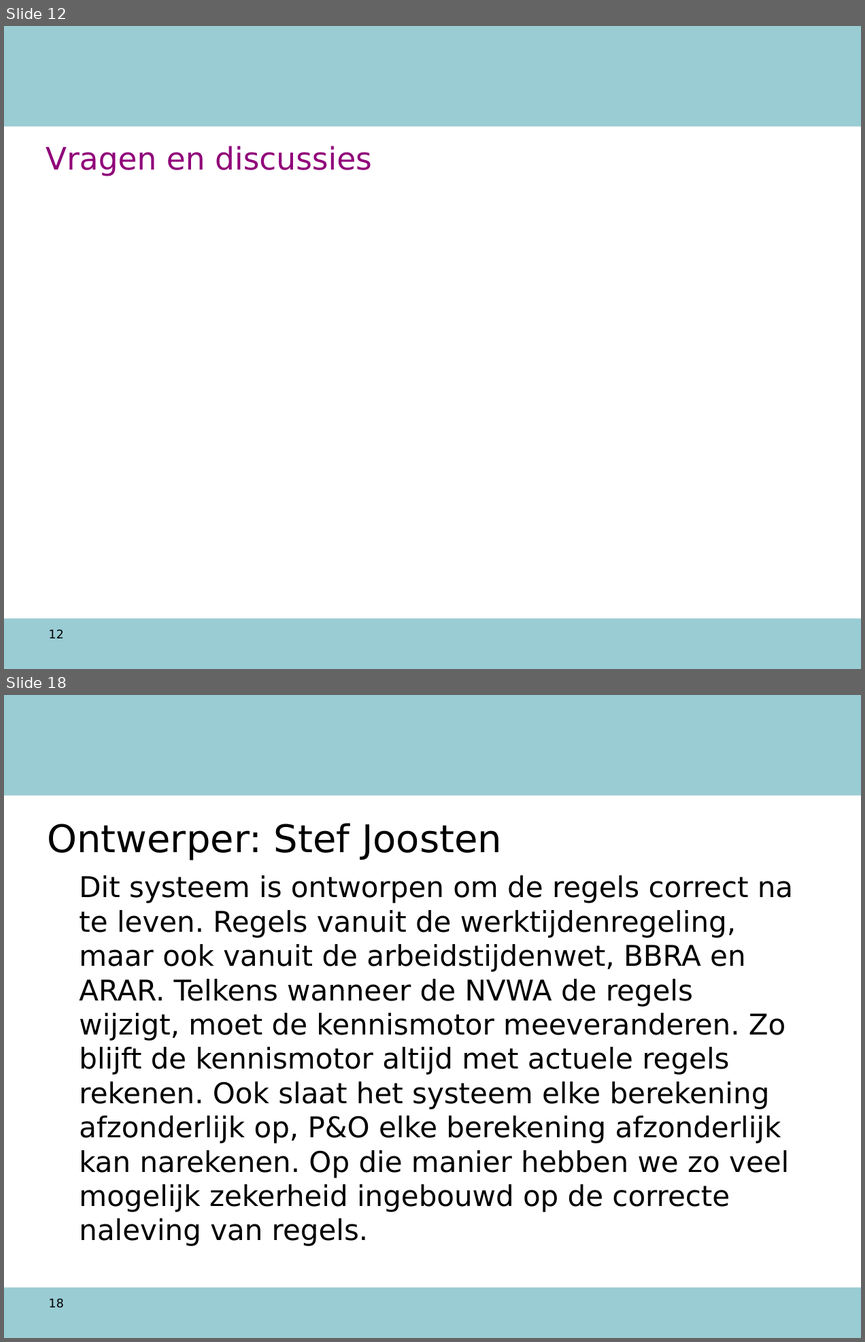
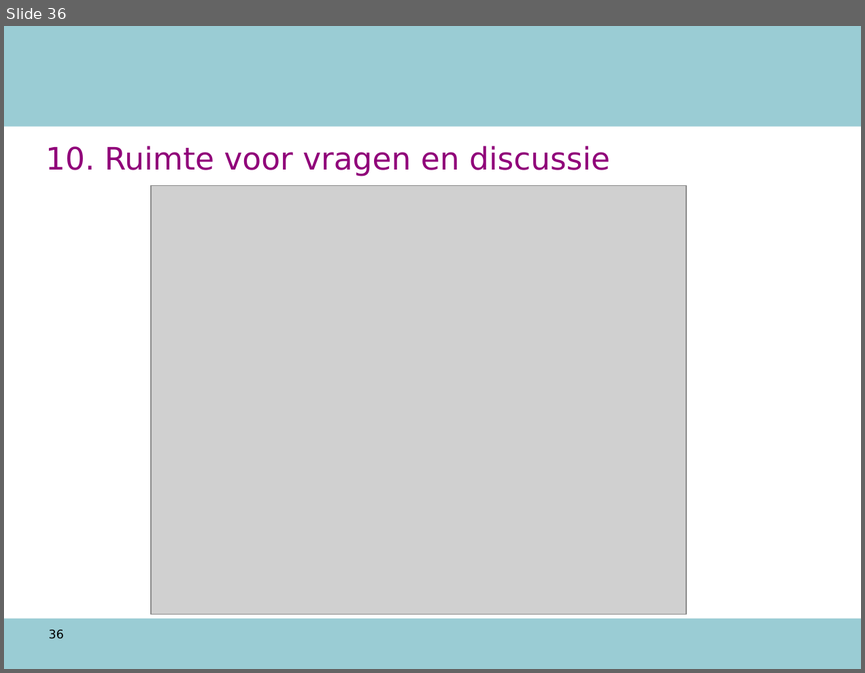
Before and after one commit to AmpersandTarski/ampersand-models, a slide deck: NVWA DTV/werkdocumenten/TO 12 augustus.ppt. Shown one above the other, each under a label of ours: slides 12 and 18 before the commit, slide 36 after it; the slides between them are not shown. The pictures are 865x1342 and 865x673 pixels, drawn with LibreOffice and Linux fonts; fonts in the diff are those of the drawing; grey boxes stand for pictures; background and template pictures are left out. Boxes give left, top, right and bottom in pixels: in the first picture for what was removed or moved away, otherwise in the second. Text is boxed around its words. In the diff, an @@ line names an element or a change of style, - is before the commit and + after.

```diff
--- a/NVWA DTV/werkdocumenten/TO 12 augustus.ppt
+++ b/NVWA DTV/werkdocumenten/TO 12 augustus.ppt
@@ slide 18 removed at box(4, 695, 861, 1338), background #FFFFFF; not listed: 2 template elements that a slide beside it also shows @@
@@ title removed at box(47, 823, 502, 860) @@
-Ontwerper: Stef Joosten
@@ text removed at box(79, 875, 793, 1246) @@
-Dit systeem is ontworpen om de regels correct na te leven. Regels vanuit de werktijdenregeling, maar ook vanuit de arbeidstijdenwet, BBRA en ARAR. Telkens wanneer de NVWA de regels wijzigt, moet de kennismotor meeveranderen. Zo blijft de kennismotor altijd met actuele regels rekenen. Ook slaat het systeem elke berekening afzonderlijk op, P&O elke berekening afzonderlijk kan narekenen. Op die manier hebben we zo veel mogelijk zekerheid ingebouwd op de correcte naleving van regels.
@@ page number removed at box(49, 1298, 64, 1308) @@
-18
@@ what was slide 12 is now slide 36 @@
@@ slide 36 changed as well @@
@@ title at box(45, 146, 610, 176): text changed @@
-Vragen en discussies
+10. Ruimte voor vragen en discussie
@@ picture added at box(152, 185, 686, 614) @@
@@ page number at box(49, 629, 64, 639): text changed @@
-12
+36
```
Also in this commit, not shown: 11 other slides changed, 24 slides added, 5 other slides removed, 1 other file.
